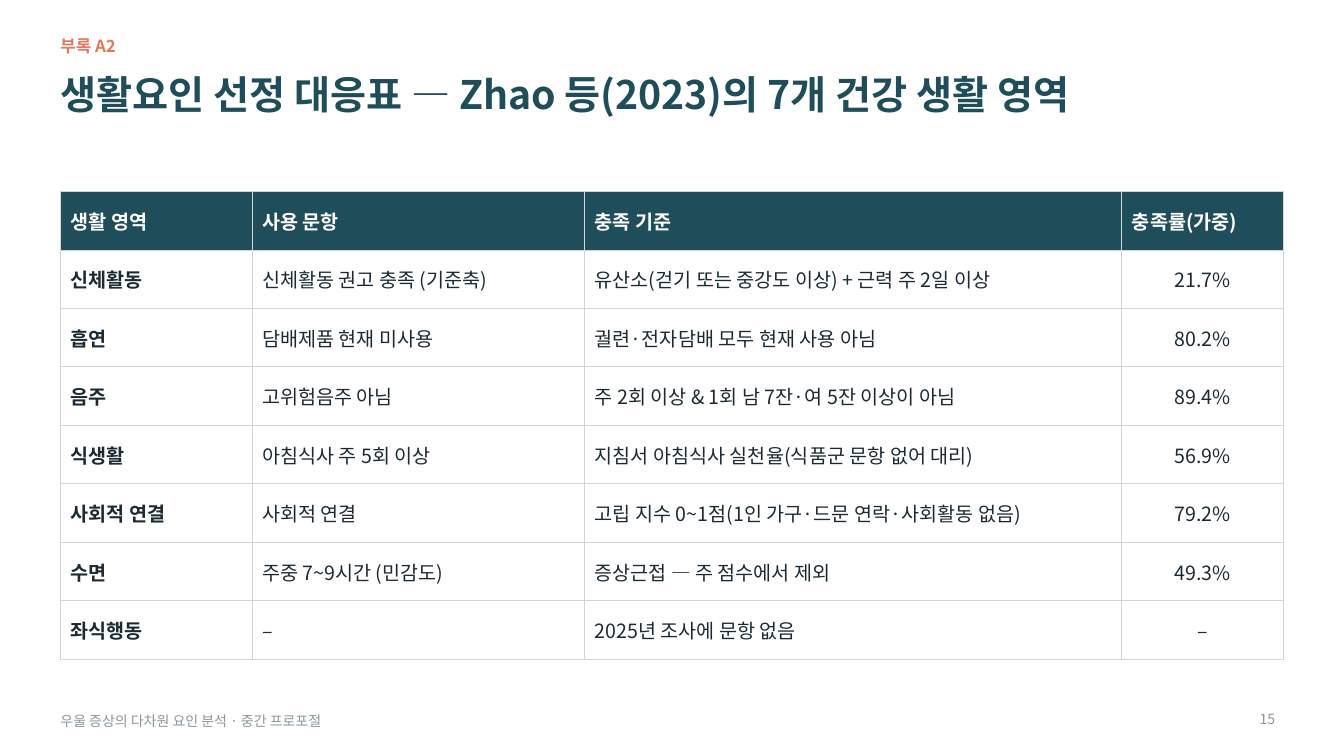
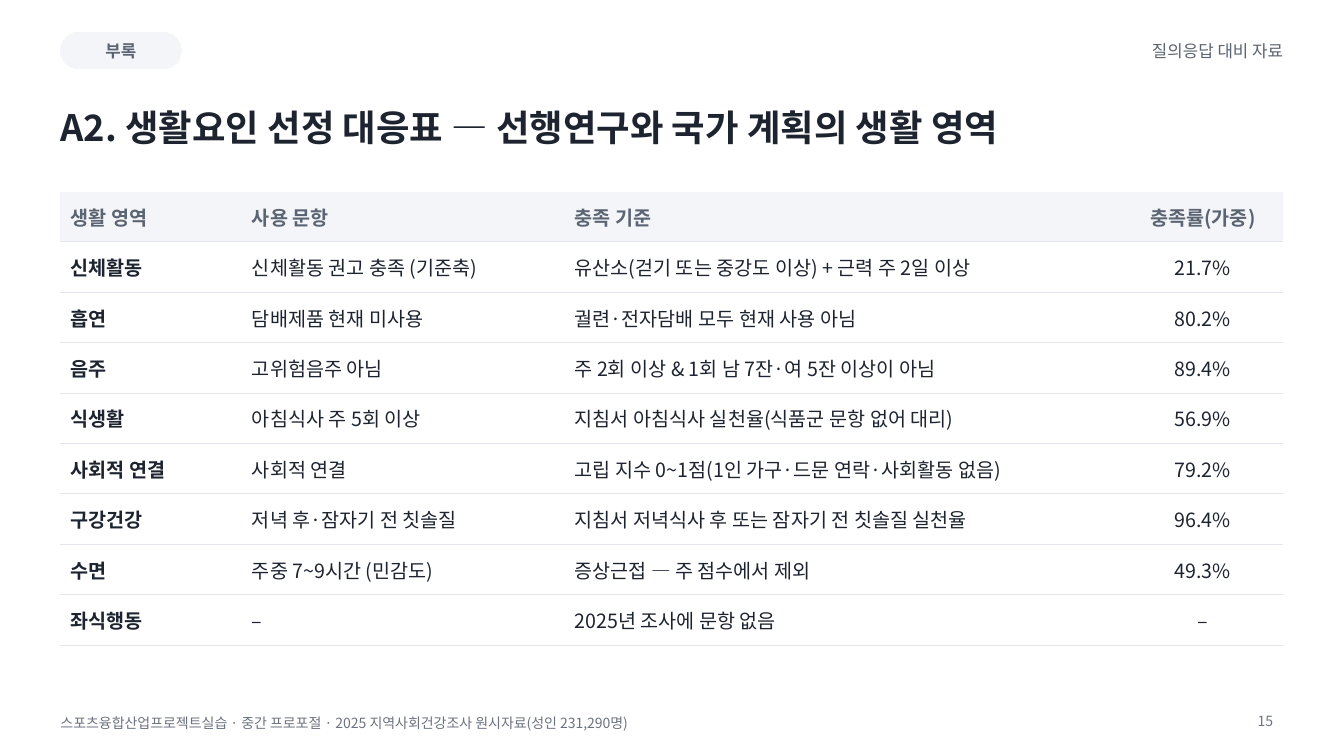
Before and after one commit to 202103116-stack/Depression_MultiDomain_Capstone, a slide deck: slide 15 of presentation/proposal_v2.pptx. Drawn at 1344x756 pixels with LibreOffice and Linux fonts; fonts in the diff are those of the drawing. Boxes give left, top, right and bottom in pixels: in the first picture for what was removed or moved away, otherwise in the second. Text is boxed around its words. In the diff, an @@ line names an element or a change of style, - is before the commit and + after.

```diff
--- a/presentation/proposal_v2.pptx
+++ b/presentation/proposal_v2.pptx
@@ text removed at [60,38,116,54] @@
-부록 A2
@@ rounded rectangle added at [60,32,181,69], fill #F3F5F8, outline #F3F5F8 0.75 pt, 12 pt, text #5B6472, bold @@
+부록
@@ text added at [1152,43,1283,59], 12 pt, text #5B6472 @@
+질의응답 대비 자료
@@ title "A2. 생활요인 선정 대응표 — ..." at [60,110,998,145]: vertical alignment top to middle @@
@@ title at [60,110,998,145]: text changed; size 28 to 26 pt; text colour #1F4E5A to #1D2430 @@
-생활요인 선정 대응표 — Zhao 등(2023)의 7개 건강 생활 영역
+A2. 생활요인 선정 대응표 — 선행연구와 국가 계획의 생활 영역
@@ table at [60,192,1284,634] @@
+row 7: 구강건강 | 저녁 후·잠자기 전 칫솔질 | 지침서 저녁식사 후 또는 잠자기 전 칫솔질 실천율 | 96.4%
@@ text removed at [60,714,321,727] @@
-우울 증상의 다차원 요인 분석 · 중간 프로포절
@@ text added at [60,716,628,731], 10 pt, text #6B7280 @@
+스포츠융합산업프로젝트실습 · 중간 프로포절 · 2025 지역사회건강조사 원시자료(성인 231,290명)
@@ page number at [1258,716,1274,726]: text colour #8A979E to #6B7280 @@
```
Also in this commit, not shown: 16 other slides changed, 1 other file.
